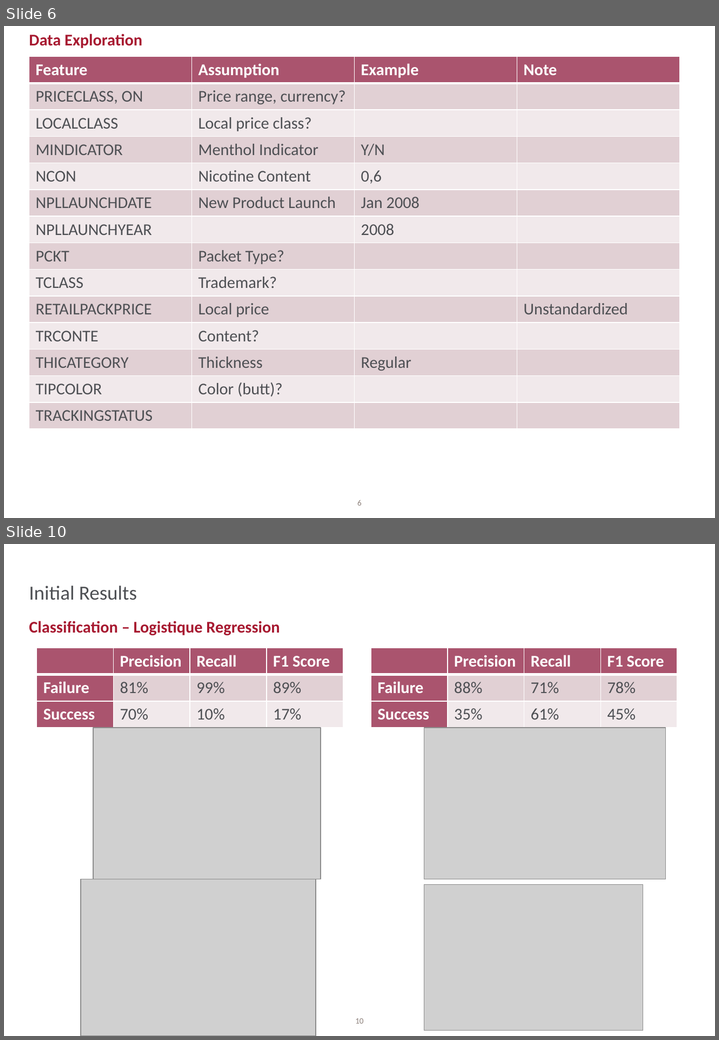
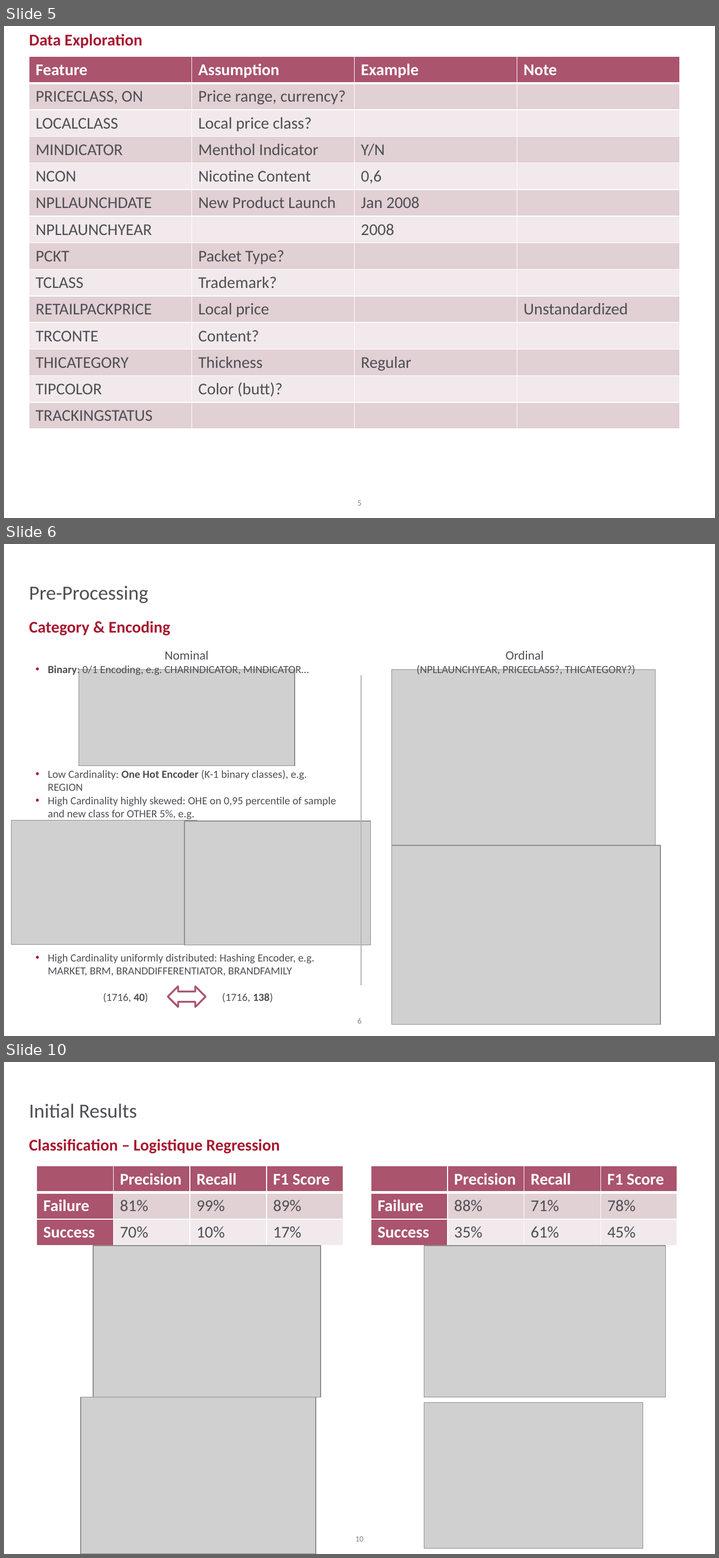
Before and after one commit to lbaligand/PMItest, a slide deck: Presentation.pptx. Shown one above the other, each under a label of ours: slides 6 and 10 before the commit, slides 5, 6 and 10 after it; the slides between them are not shown. The pictures are 719x1040 and 719x1558 pixels, drawn with LibreOffice and Linux fonts; fonts in the diff are those of the drawing; grey boxes stand for pictures. Boxes give left, top, right and bottom in pixels: in the first picture for what was removed or moved away, otherwise in the second. Text is boxed around its words. In the diff, an @@ line names an element or a change of style, - is before the commit and + after.

```diff
--- a/Presentation.pptx
+++ b/Presentation.pptx
@@ slide 6 added at (4,544,715,1036), background #FFFFFF; not listed: 1 template element that a slide beside it also shows @@
@@ title added at (29,586,148,603), 22 pt, text #4D4F53 @@
+Pre-Processing
@@ text added at (29,621,170,635), 18 pt, text #A71930, bold @@
+Category & Encoding
@@ text added at (48,650,336,1002), 12 pt, text #4D4F53 @@
+Nominal
+• Binary: 0/1 Encoding, e.g. CHARINDICATOR, MINDICATOR…
+• Low Cardinality: One Hot Encoder (K-1 binary classes), e.g. REGION
+• High Cardinality highly skewed: OHE on 0,95 percentile of sample and new class for OTHER 5%, e.g.
+• High Cardinality uniformly distributed: Hashing Encoder, e.g. MARKET, BRM, BRANDDIFFERENTIATOR, BRANDFAMILY
+(1716, 40) (1716, 138)
@@ text added at (417,650,635,675), 12 pt, text #4D4F53 @@
+Ordinal
+(NPLLAUNCHYEAR, PRICECLASS?, THICATEGORY?)
@@ picture added at (79,670,295,766) @@
@@ picture added at (392,670,656,846) @@
@@ line added from (361, 675) to (361, 986), #B7B1A9 1 pt @@
@@ picture added at (11,820,197,944) @@
@@ picture added at (184,821,370,945) @@
@@ picture added at (392,845,660,1024) @@
@@ left right arrow added at (168,986,206,1007), fill #FFFFFF, outline #AA546E 2 pt @@
@@ what was slide 6 is now slide 5 @@
@@ page number at (357,500,361,506): text changed @@
-6
+5
```
Also in this commit, not shown: 7 slides changed, 3 other slides added, 4 slides removed.
